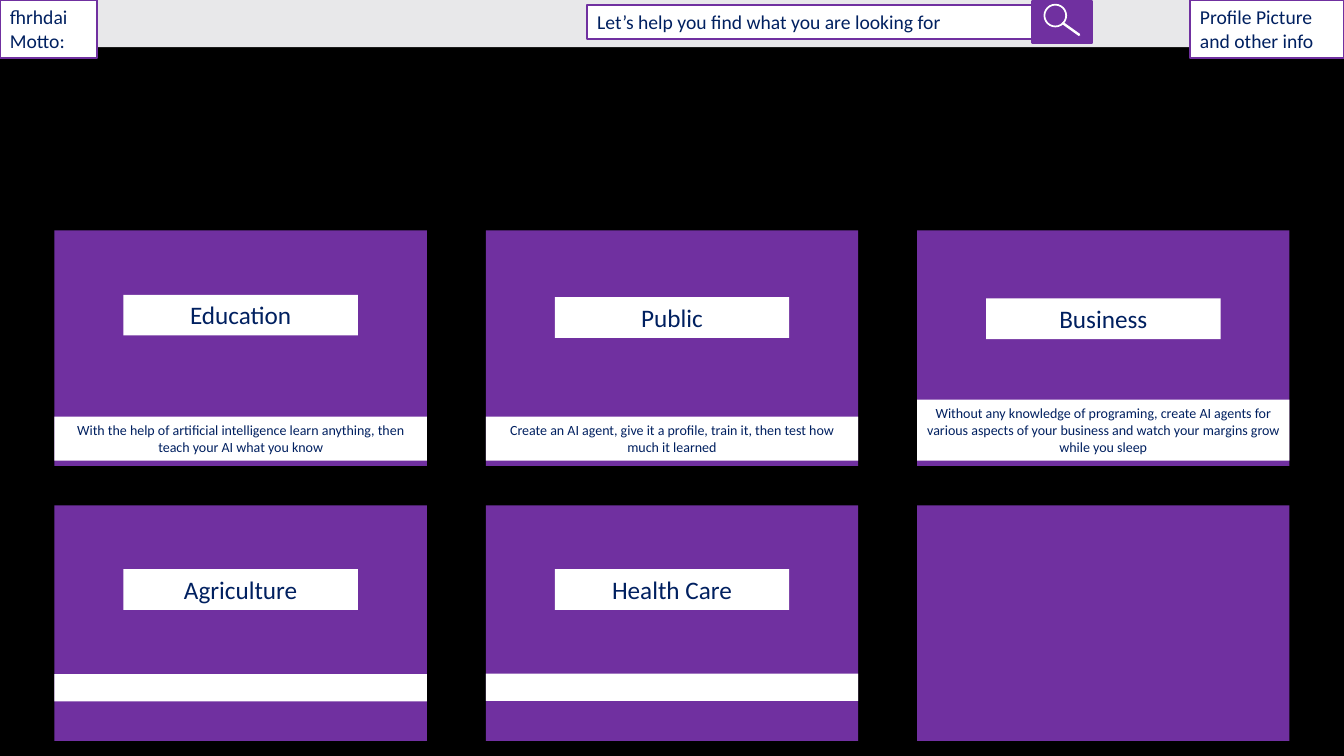
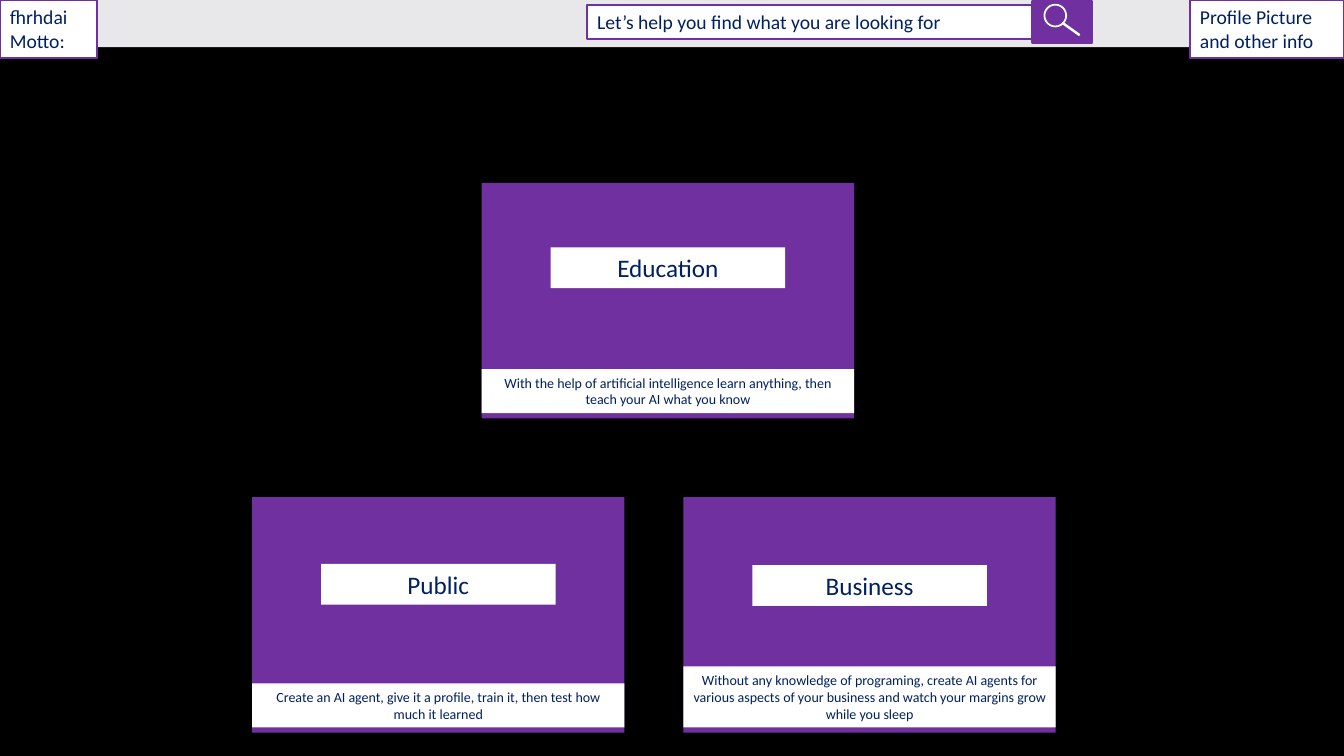
Before and after one commit to fhrhdai/siteunderconstruction-3, a slide deck: slide 2 of fhrhdai.pptx. Drawn at 1344x756 pixels with LibreOffice and Linux fonts; fonts in the diff are those of the drawing; background and template pictures are left out. Boxes give left, top, right and bottom in pixels: in the first picture for what was removed or moved away, otherwise in the second. Text is boxed around its words. In the diff, an @@ line names an element or a change of style, - is before the commit and + after.

Commit message:
changes

```diff
--- a/fhrhdai.pptx
+++ b/fhrhdai.pptx
@@ 3 rectangles: place and size @@
-3 rectangles at bbox=[54, 231, 426, 467]
+3 rectangles at bbox=[482, 184, 854, 419]
@@ rectangle removed at bbox=[54, 505, 426, 741] @@
@@ rectangle removed at bbox=[486, 505, 858, 741] @@
@@ 4 rectangles: place and size @@
-4 rectangles at bbox=[486, 231, 1290, 467]
+4 rectangles at bbox=[252, 497, 1056, 733]
@@ rectangle removed at bbox=[918, 505, 1290, 741] @@
@@ rectangle "Business": place and size @@
-rectangle "Business" at bbox=[986, 298, 1221, 339]
+rectangle "Business" at bbox=[752, 566, 987, 606]
@@ rectangle removed at bbox=[123, 570, 358, 610] @@
-Agriculture
@@ rectangle removed at bbox=[555, 570, 789, 610] @@
-Health Care
@@ rectangle removed at bbox=[54, 675, 426, 702] @@
@@ rectangle "Create an AI agent, give ...": place and size @@
-rectangle "Create an AI agent, give ..." at bbox=[486, 416, 858, 461]
+rectangle "Create an AI agent, give ..." at bbox=[252, 684, 624, 728]
@@ rectangle removed at bbox=[486, 674, 858, 701] @@
```
